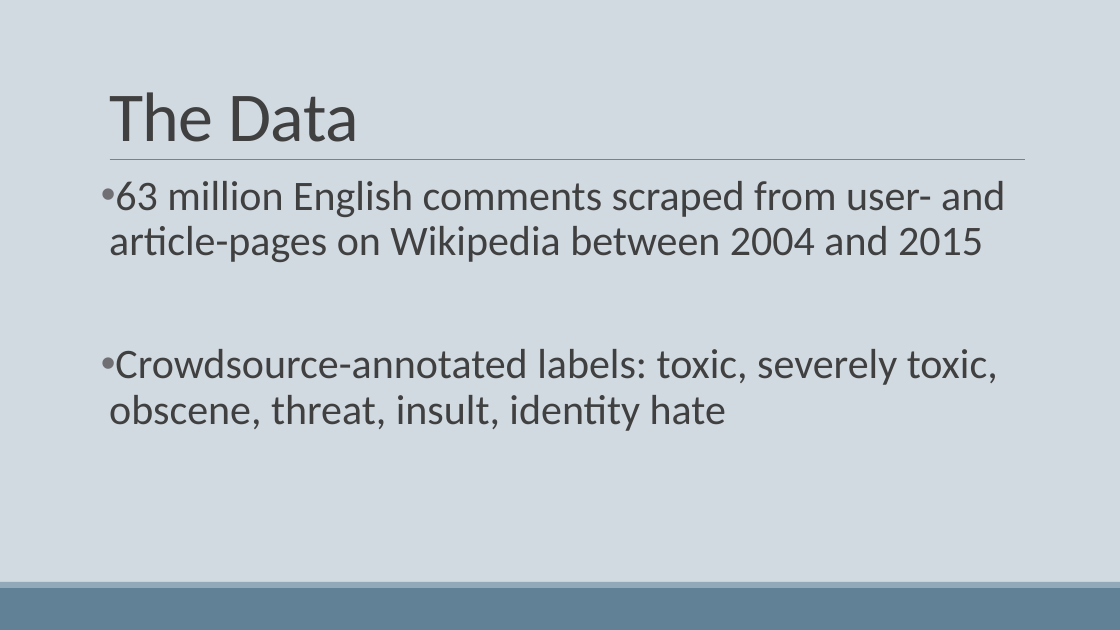
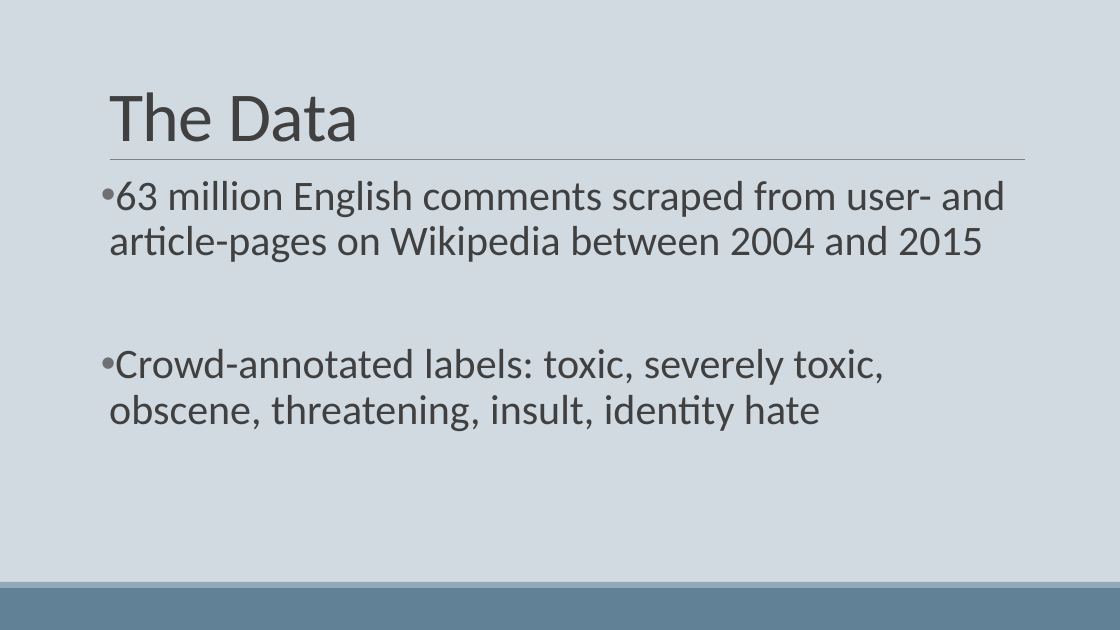
Before and after one commit to michizhou/toxic-comments-kaggle, a slide deck: slide 3 of hackathon_presentation.pptx. Drawn at 1120x630 pixels with LibreOffice and Linux fonts; fonts in the diff are those of the drawing. Boxes give left, top, right and bottom in pixels: in the first picture for what was removed or moved away, otherwise in the second. Text is boxed around its words. In the diff, an @@ line names an element or a change of style, - is before the commit and + after.

```diff
--- a/hackathon_presentation.pptx
+++ b/hackathon_presentation.pptx
@@ text at (109,349,884,431): text changed @@
-• Crowdsource-annotated labels: toxic, severely toxic, obscene, threat, insult, identity hate
+• Crowd-annotated labels: toxic, severely toxic, obscene, threatening, insult, identity hate
```
Also in this commit, not shown: 5 slides added, 2 slides removed, 1 other file.
